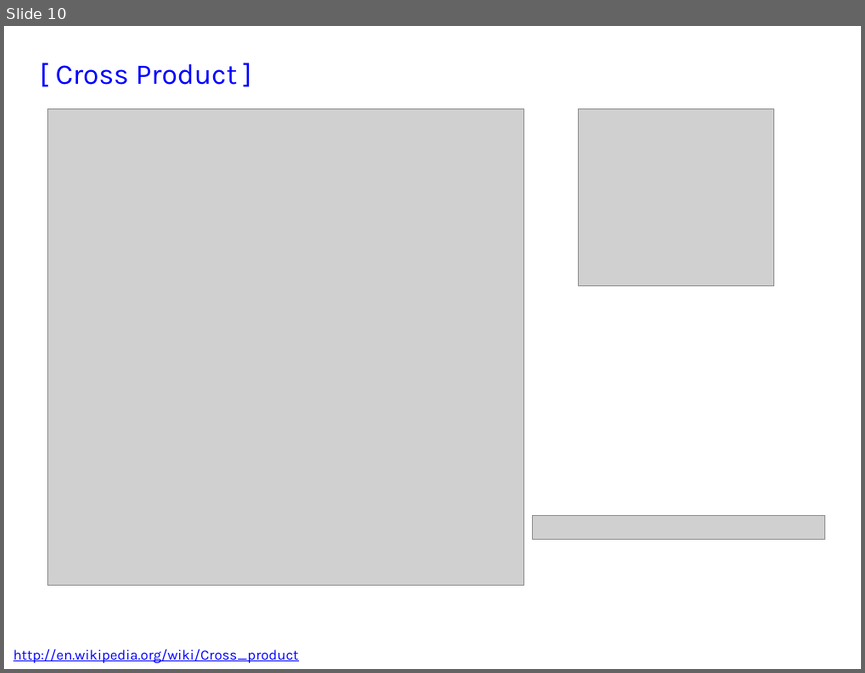
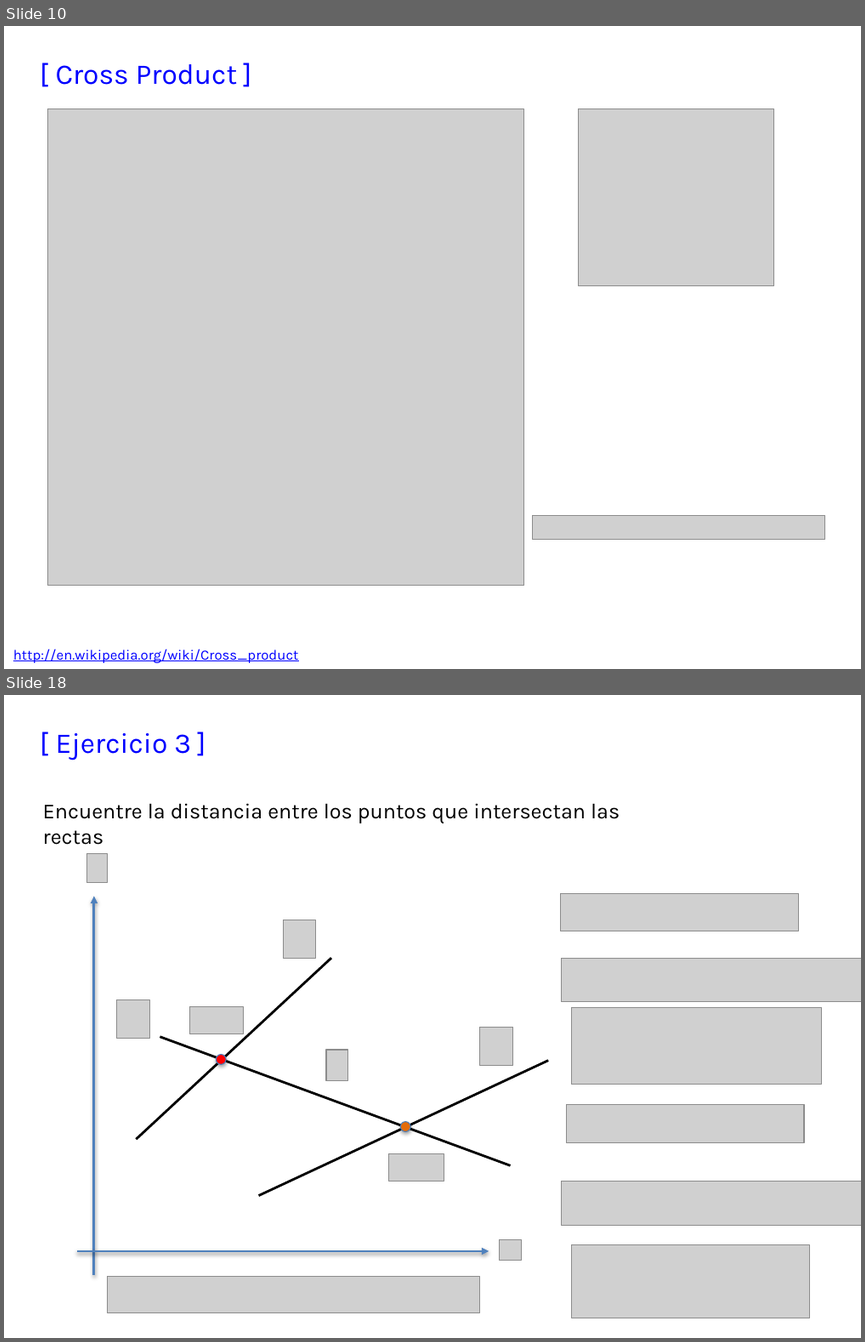
Before and after one commit to domingomery/vision, a slide deck: clases/Cap02_Geometria/presentaciones/CV02_PointsLinesPlanes.pptx. Shown one above the other, each under a label of ours: slide 10 before the commit, slides 10 and 18 after it; the slides between them are not shown. The pictures are 865x673 and 865x1342 pixels, drawn with LibreOffice and Linux fonts; fonts in the diff are those of the drawing; grey boxes stand for pictures. Boxes give left, top, right and bottom in pixels: in the first picture for what was removed or moved away, otherwise in the second. Text is boxed around its words. In the diff, an @@ line names an element or a change of style, - is before the commit and + after.

```diff
--- a/clases/Cap02_Geometria/presentaciones/CV02_PointsLinesPlanes.pptx
+++ b/clases/Cap02_Geometria/presentaciones/CV02_PointsLinesPlanes.pptx
@@ slide 18 added at bbox=[4, 695, 861, 1338], background #FFFFFF @@
@@ text added at bbox=[56, 733, 191, 760], 24 pt, text #0000FF @@
+[ Ejercicio 3 ]
@@ text added at bbox=[43, 803, 619, 823], 18 pt, text #000000 @@
+Encuentre la distancia entre los puntos que intersectan las rectas
@@ picture added at bbox=[87, 853, 108, 882] @@
@@ arrow added from (94, 1274) to (94, 896), #4F81BD 2 pt @@
@@ picture added at bbox=[284, 919, 316, 957] @@
@@ line added from (136, 1139) to (331, 958), #000000 2 pt @@
@@ picture added at bbox=[116, 1000, 149, 1038] @@
@@ group added at bbox=[190, 893, 861, 1084]: 4 pictures @@
@@ line added from (160, 1037) to (511, 1165), #000000 2 pt @@
@@ picture added at bbox=[326, 1049, 347, 1081] @@
@@ picture added at bbox=[479, 1027, 513, 1064] @@
@@ ellipse added at bbox=[216, 1054, 226, 1064], fill #FF0000, outline #4B7EBC 0.75 pt @@
@@ line added from (258, 1196) to (548, 1060), #000000 2 pt @@
@@ ellipse added at bbox=[401, 1122, 411, 1132], fill #E46C0A, outline #4B7EBC 0.75 pt @@
@@ group added at bbox=[389, 1104, 861, 1317]: 4 pictures @@
@@ arrow added from (77, 1251) to (489, 1251), #4F81BD 2 pt @@
@@ picture added at bbox=[500, 1239, 522, 1259] @@
@@ picture added at bbox=[108, 1276, 479, 1312] @@
```
Also in this commit, not shown: 7 slides changed, 2 other slides added, 8 other files.
